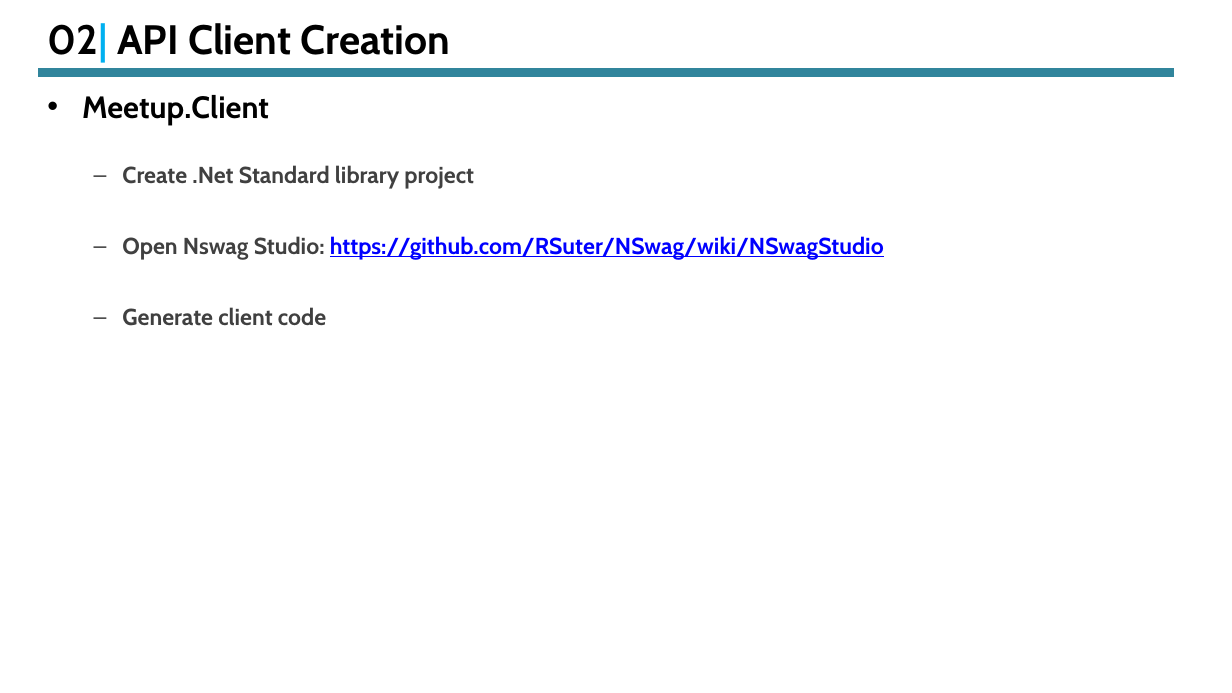
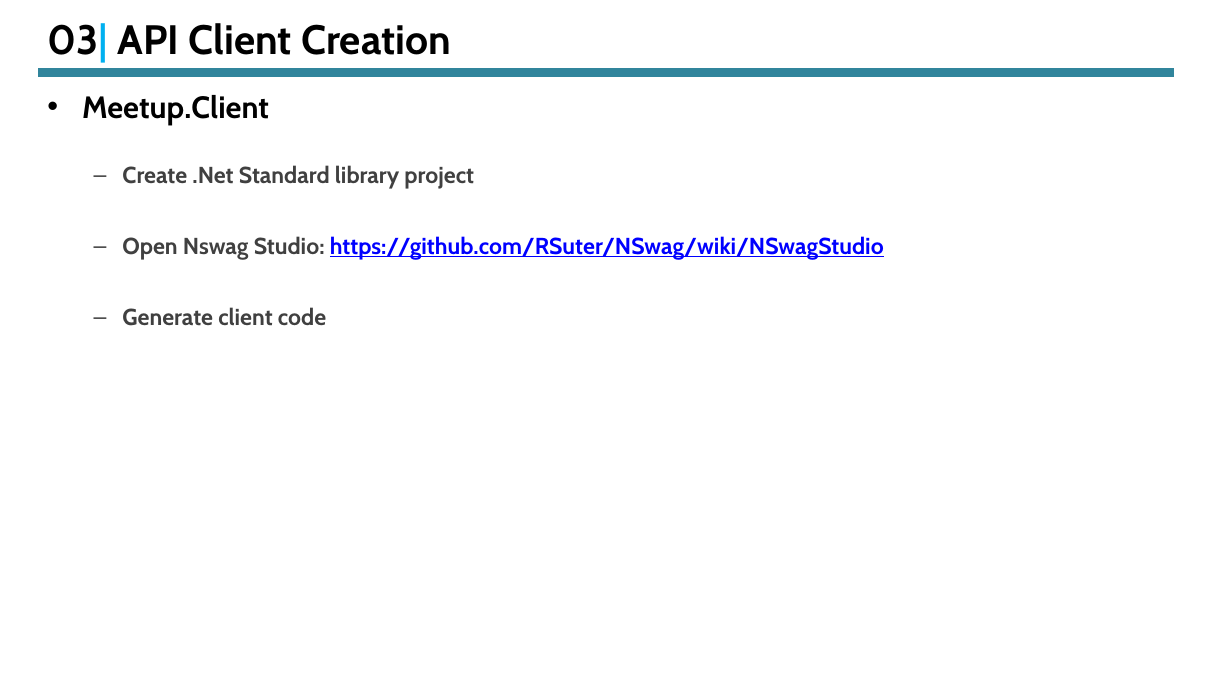
Before and after one commit to vkg-mca/Meetup, a slide deck: slide 10 of End-To-End Rapid API Development With DotNet Core .pptx. Drawn at 1232x693 pixels with LibreOffice and Linux fonts; fonts in the diff are those of the drawing. Boxes give left, top, right and bottom in pixels: in the first picture for what was removed or moved away, otherwise in the second. Text is boxed around its words. In the diff, an @@ line names an element or a change of style, - is before the commit and + after.

```diff
--- a/End-To-End Rapid API Development With DotNet Core .pptx
+++ b/End-To-End Rapid API Development With DotNet Core .pptx
@@ title at (48,23,451,63): text changed @@
-02| API Client Creation
+03| API Client Creation
```
Also in this commit, not shown: 3 other slides changed, 1 other file.
